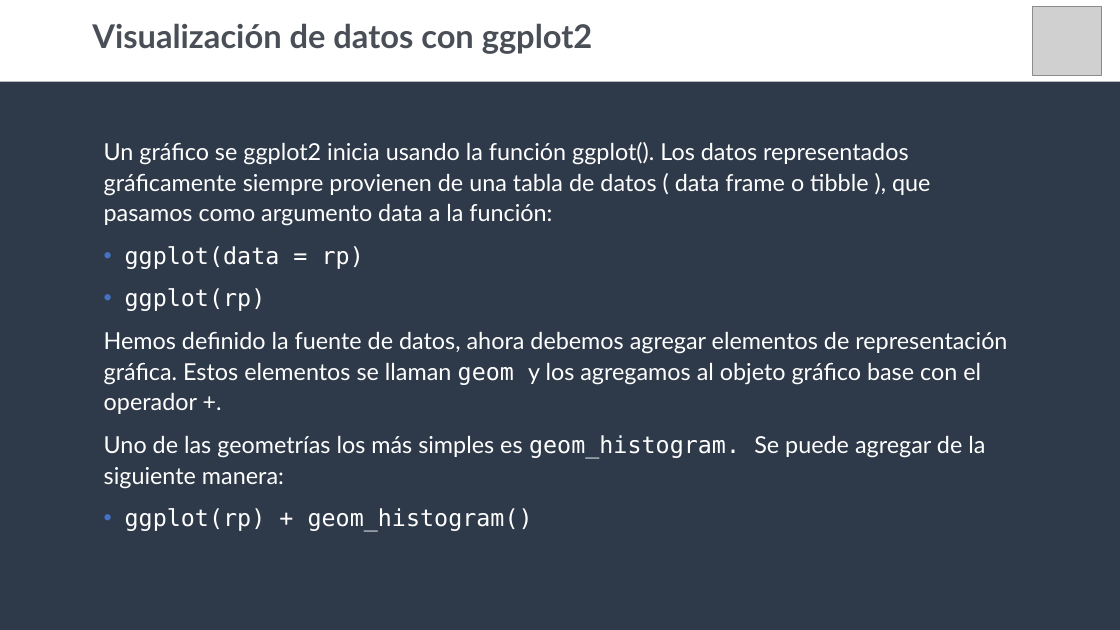
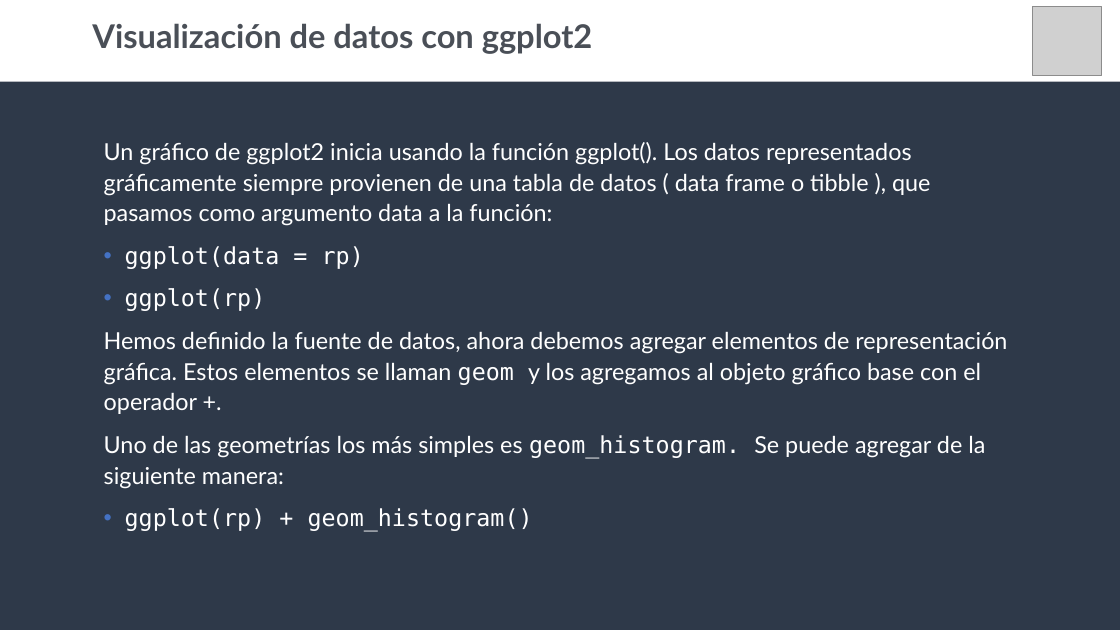
Before and after one commit to CristopherA98/Curso_R-UCE, a slide deck: slide 3 of Unidad 1/Clases/C1-5/C1-5 Visualización de datos.pptx. Drawn at 1120x630 pixels with LibreOffice and Linux fonts; fonts in the diff are those of the drawing; grey boxes stand for pictures; background and template pictures are left out. Boxes give left, top, right and bottom in pixels: in the first picture for what was removed or moved away, otherwise in the second. Text is boxed around its words. In the diff, an @@ line names an element or a change of style, - is before the commit and + after.

```diff
--- a/Unidad 1/Clases/C1-5/C1-5 Visualización de datos.pptx
+++ b/Unidad 1/Clases/C1-5/C1-5 Visualización de datos.pptx
@@ text at (104,142,930,226): text changed @@
-Un gráfico se ggplot2 inicia usando la función ggplot(). Los datos representados gráficamente siempre provienen de una tabla de datos ( data frame o tibble ), que pasamos como argumento data a la función:
+Un gráfico de ggplot2 inicia usando la función ggplot(). Los datos representados gráficamente siempre provienen de una tabla de datos ( data frame o tibble ), que pasamos como argumento data a la función:
```
Also in this commit, not shown: 3 other files.
